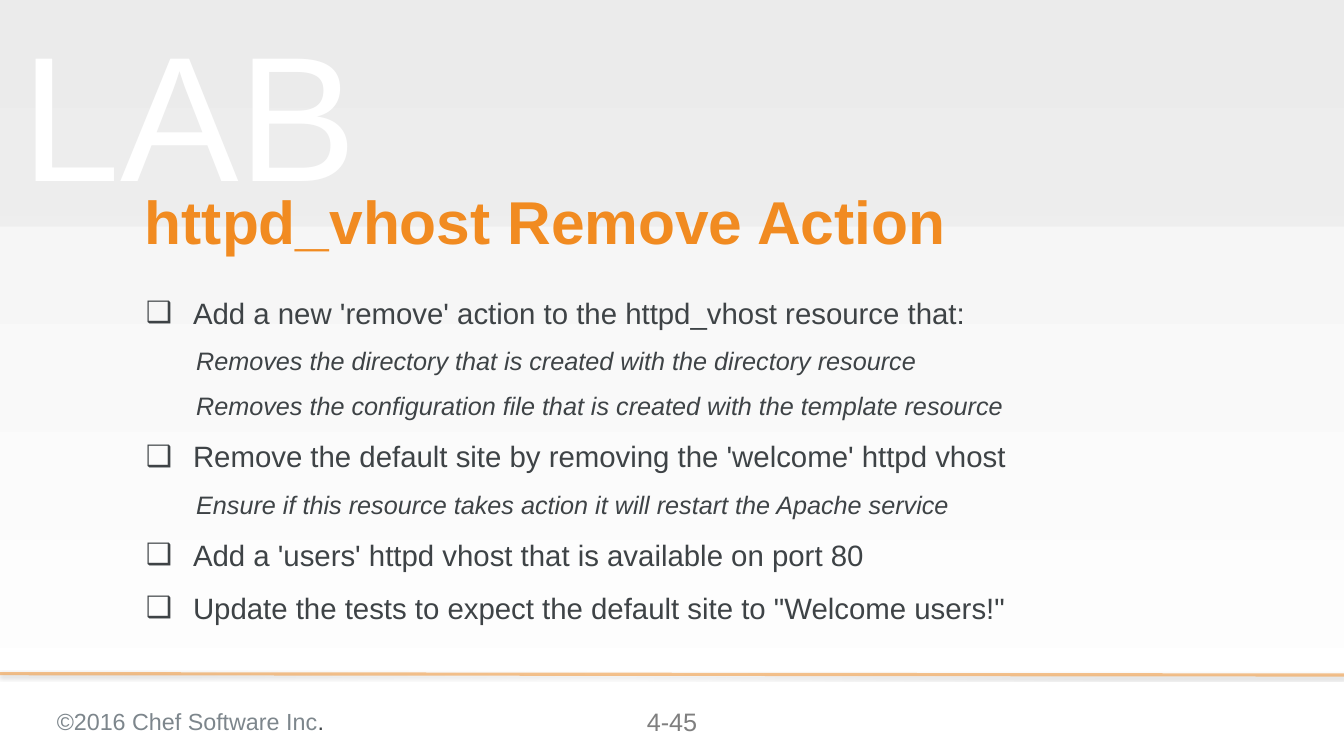
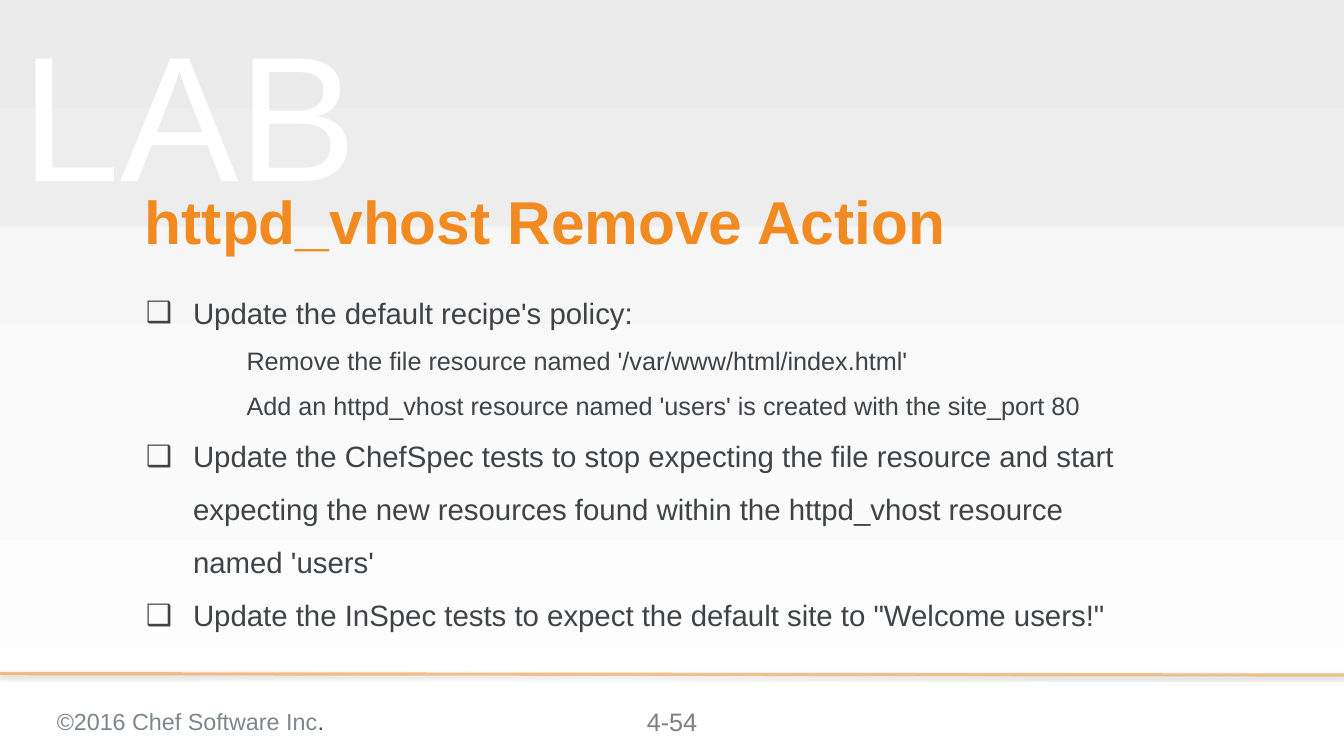
Before and after one commit to chef-training/extending_cookbooks, a slide deck: slide 54 of 04-creating_a_custom_resource.pptx (slide 45 before the commit). Drawn at 1344x756 pixels with LibreOffice and Linux fonts; fonts in the diff are those of the drawing; background and template pictures are left out. Boxes give left, top, right and bottom in pixels: in the first picture for what was removed or moved away, otherwise in the second. Text is boxed around its words. In the diff, an @@ line names an element or a change of style, - is before the commit and + after.

Commit message:
Updates to modue 04 - conceptual slides
* Adds slides that talks about the resource collection and
  sub-resource collections
* Adds slides that talks about the property language
* Updates to the exercises for readability
* Adds quick explanation about how the welcome conf got there

```diff
--- a/04-creating_a_custom_resource.pptx
+++ b/04-creating_a_custom_resource.pptx
@@ subtitle at (x1=193, y1=302, x2=1113, y2=632): text changed @@
-❑ Add a new 'remove' action to the httpd_vhost resource that:
-  Removes the directory that is created with the directory resource
-  Removes the configuration file that is created with the template resource
-❑ Remove the default site by removing the 'welcome' httpd vhost
-    Ensure if this resource takes action it will restart the Apache service
-❑ Add a 'users' httpd vhost that is available on port 80
-❑ Update the tests to expect the default site to "Welcome users!"
+❑ Update the default recipe's policy:
+    Remove the file resource named '/var/www/html/index.html'
+    Add an httpd_vhost resource named 'users' is created with the site_port 80
+❑ Update the ChefSpec tests to stop expecting the file resource and start expecting the new resources found within the httpd_vhost resource named 'users'
+❑ Update the InSpec tests to expect the default site to "Welcome users!"
@@ page number at (x1=647, y1=713, x2=697, y2=731): text changed @@
-4-45
+4-54
```
Also in this commit, not shown: 7 other slides changed, 8 slides added.
